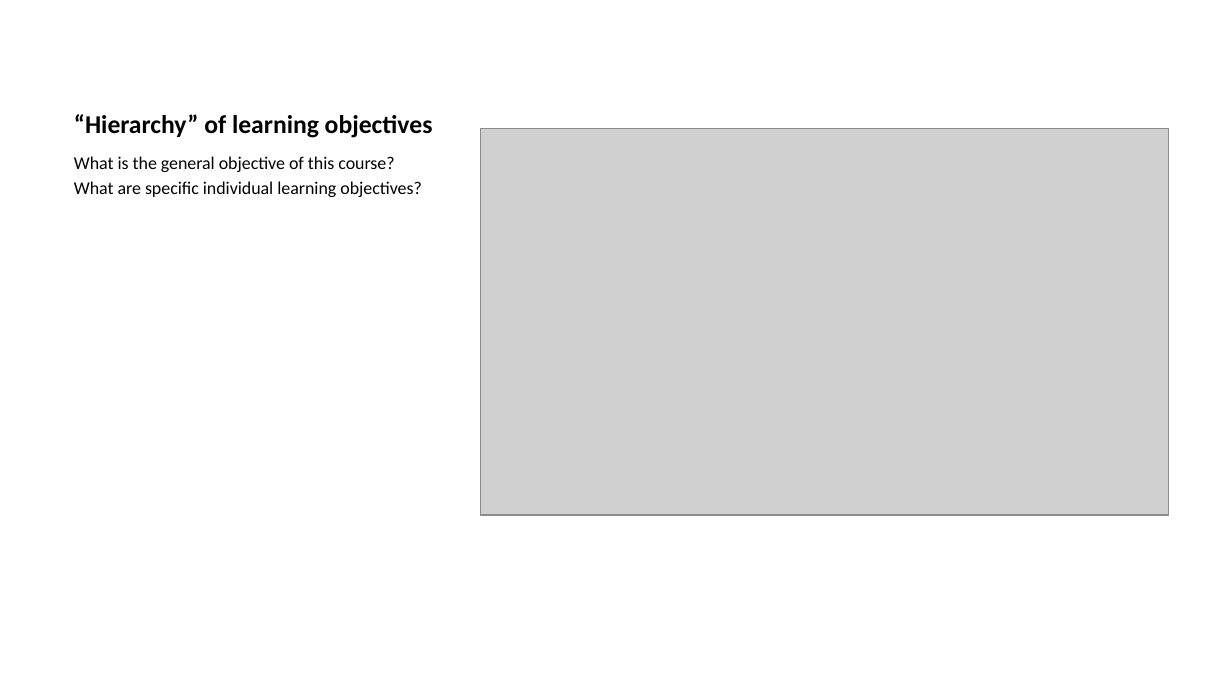
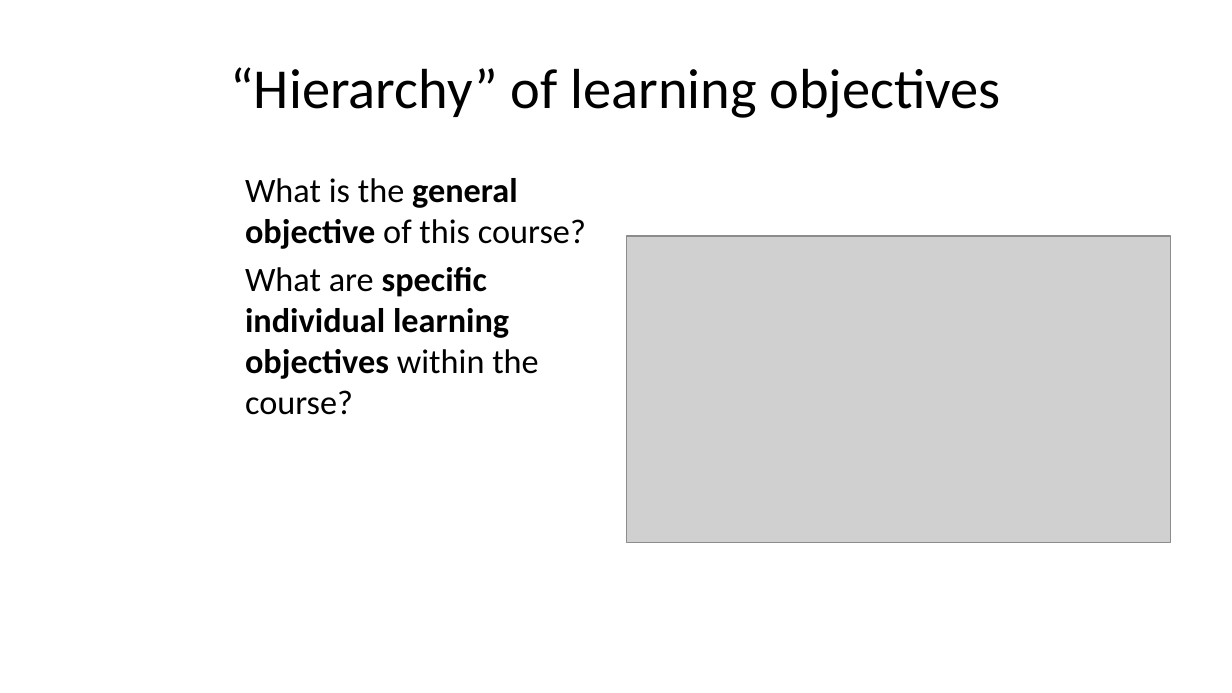
Before and after one commit to lmu-osc/train-the-trainer-student-track-pedagogy, a slide deck: slide 46 of materials/PMM-M1/PMM-M1-S1-Core-Didactic-Principles/PMM-M1-S1-Core-Didactic-Principles-slides.pptx (slide 38 before the commit). Drawn at 1232x693 pixels with LibreOffice and Linux fonts; fonts in the diff are those of the drawing; grey boxes stand for pictures. Boxes give left, top, right and bottom in pixels: in the first picture for what was removed or moved away, otherwise in the second. Text is boxed around its words. In the diff, an @@ line names an element or a change of style, - is before the commit and + after.

```diff
--- a/materials/PMM-M1/PMM-M1-S1-Core-Didactic-Principles/PMM-M1-S1-Core-Didactic-Principles-slides.pptx
+++ b/materials/PMM-M1/PMM-M1-S1-Core-Didactic-Principles/PMM-M1-S1-Core-Didactic-Principles-slides.pptx
@@ title "“Hierarchy” of learning objectives" at bbox=[230, 67, 1001, 118]: size 15 to 33 pt, bold off; alignment left to centre; vertical alignment bottom to middle @@
@@ text "What is the general objective ...": place and size @@
-text "What is the general objective ..." at bbox=[74, 156, 421, 197]
+text "What is the general objective ..." at bbox=[245, 178, 586, 415]
@@ text at bbox=[245, 178, 586, 249]: size 10.5 to 20 pt in "What is the general objective of this ..."; bold on in "general objective"; indent changed; more space between paragraphs @@
@@ picture: place and size @@
-picture at bbox=[480, 128, 1168, 515]
+picture at bbox=[626, 237, 1170, 543]
@@ text at bbox=[245, 267, 538, 415]: text changed; size 10.5 to 20 pt; bold on @@
-What are specific individual learning objectives?
+What are specific individual learning objectives within the course?
```
Also in this commit, not shown: 29 other slides changed, 9 slides added, 48 other files.
